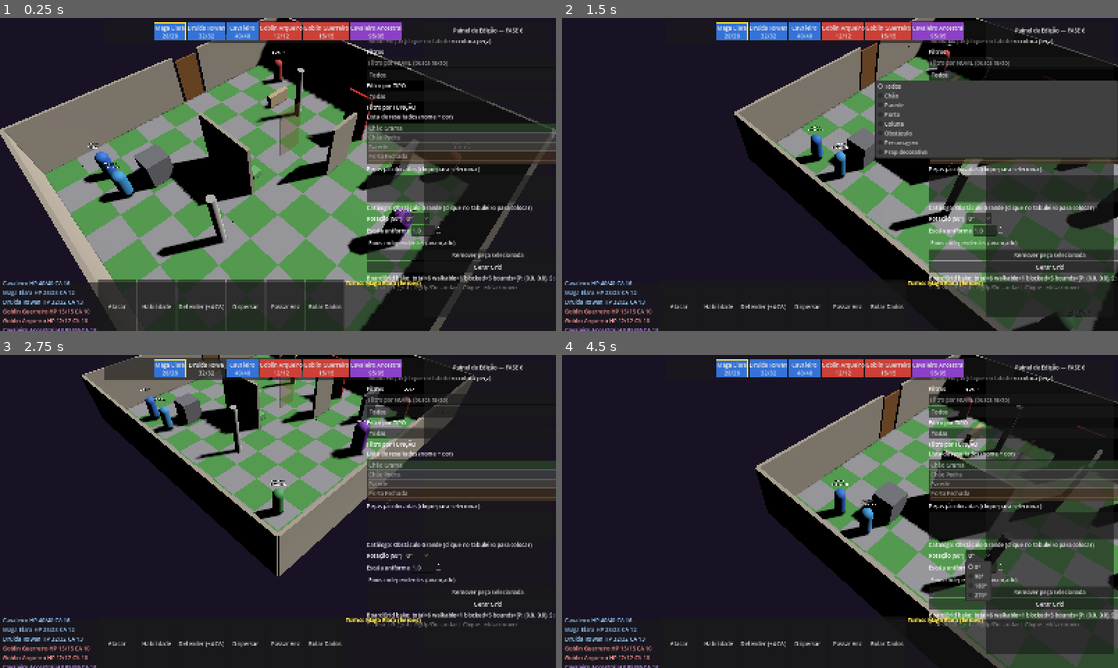
Above: before the commit, frames 1-4 (two rows, left to right).
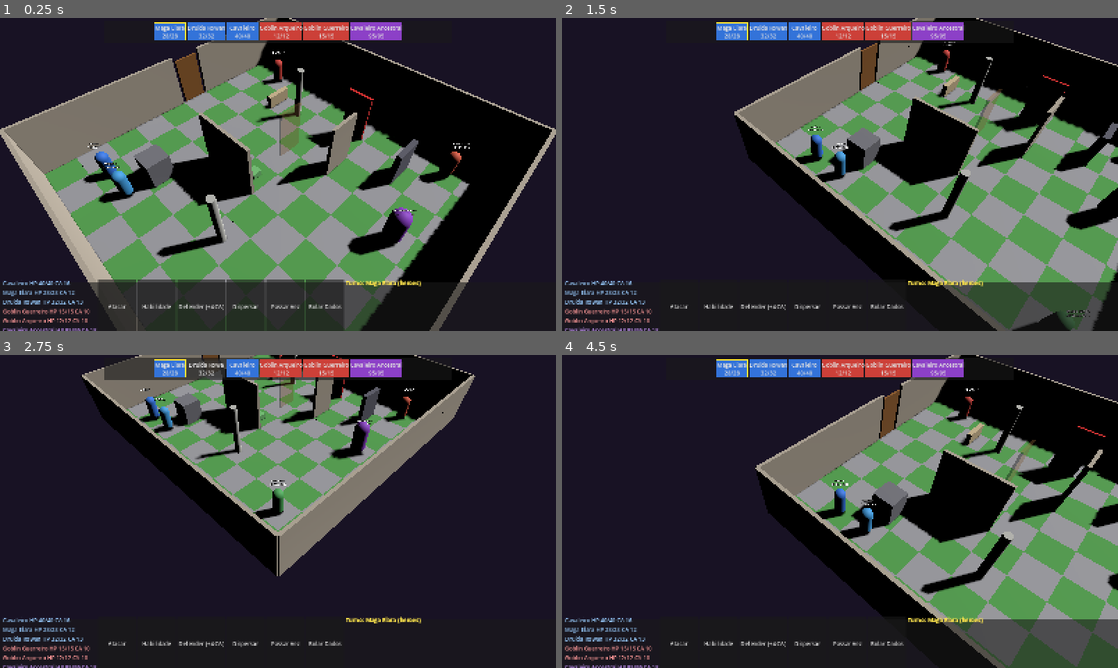
Above: after the commit, the same moments.

Repository: FalconiRod/Little-Sword
Game: Godot game, scene res://src/scenes/main.tscn
Two runs of this game, one before a commit and one after it. Both use one fixed random seed, a clock stepped at 60 frames per second and the inputs below.
Inputs (mouse positions are in pixels of both pictures, inside the frame that each line leads up to):
- Up to frame 1 (0.25 s): no input
- Up to frame 2 (1.5 s): click "Maga Elara 28/28" at 0.5 s; click (1051, 74) at 1.25 s, where only the run before the commit has a clickable "Todos"
- Up to frame 3 (2.75 s): click "Druida Rowan 32/32" at 2 s
- Up to frame 4 (4.5 s): click (1051, 433) at 2.75 s, where only the run before the commit has a clickable "Todas"; click "Cavaleiro 40/40" at 3.5 s; click (979, 555) at 4.25 s, where only the run before the commit has a clickable "0°"

The runs differ from the first frame. In frame 1, 9.9% of the frame differs, in the area x 66-100%, y 2-96%; in frame 2, 25%, in the area x 56-100%, y 1-96%; in frame 3, 8.0%; in frame 4, 19%.

Commit message:
fix: F1 toggle editor (oculto por padrao) + Rolar Dados manual + picking Area 1.0 + adjacente teleport headless

Diff:
--- a/src/editor/map_editor.gd
+++ b/src/editor/map_editor.gd
@@ -385,6 +385,8 @@
 
 # — API para Main chamar ao clicar no tabuleiro
 func handle_board_click(cell: Vector3i) -> bool:
+	if not visible:
+		return false
 	print("[MapEditor] handle_board_click ", cell, " modo=", _chk_edit_mode.button_pressed if _chk_edit_mode else false, " catalog=", _selected_catalog)
 	if _chk_edit_mode == null or not _chk_edit_mode.button_pressed:
 		return false
--- a/src/scenes/main.gd
+++ b/src/scenes/main.gd
@@ -25,14 +25,17 @@
 
 func _ready() -> void:
 	print("[Main] _ready board=", _board, " editor=", _editor, " pivot=", _camera_pivot)
-	if _editor and _editor.has_method("bind_board") and _board:
-		_editor.call("bind_board", _board)
+	if _editor:
+		_editor.visible = false
+		print("[Main] editor oculto (F1 para mostrar)")
+		if _editor.has_method("bind_board") and _board:
+			_editor.call("bind_board", _board)
 	if _btn_roll:
 		_btn_roll.pressed.connect(_on_roll_pressed)
 		_btn_roll.visible = false
 	_update_camera()
 	if _label_info and _board:
-		_label_info.text = "Little Sword REFEITO — FASE 8 | HUD ordem topo | Retratos | Ações | Log | Dados"
+		_label_info.text = "Little Sword REFEITO — FASE 8 | F1: Editor | Clique unidade → Rolar Dados → destino verde"
 	print_rich("[color=cyan][Main][/color] FASE 8 pronta. TILE=", _get_tile(), " Board ", _board.get("width"), "x", _board.get("height"), " floors=", _board.get("floors_n"))
 	await get_tree().create_timer(0.2).timeout
 	if has_node("/root/TurnManager"):
@@ -77,6 +80,7 @@
 				print("[Main] HEADLESS pos final ", cav.get("grid_pos"), " esperado ", dest, " ok ", cav.get("grid_pos") == dest)
 		# teste editor: coloca Mureta em (3,3)
 		if _editor and _editor.has_method("handle_board_click"):
+			_editor.visible = true
 			print("[Main] HEADLESS editor teste colocando Mureta em (3,3)")
 			var before: int = int(_editor.get("_placed").size()) if "_placed" in _editor else -1
 			var filtered: Array = _editor.get("_filtered") as Array
@@ -109,9 +113,15 @@
 					break
 		if cav2 and gob:
 			var bg2: Node = get_node_or_null("/root/BoardGrid")
-			# teleporta gob para adjacente (2,4) se livre
-			var target_cell: Vector3i = Vector3i(2,4,0)
-			if bg2 and bg2.has_method("is_walkable") and bool(bg2.call("is_walkable", target_cell)) and not bg2.call("unit_at", target_cell):
+			# teleporta gob para célula adjacente livre ao cavaleiro
+			var cav_pos: Vector3i = cav2.get("grid_pos") as Vector3i
+			var target_cell: Vector3i = Vector3i(-1,-1,-1)
+			for off: Vector3i in [Vector3i(1,0,0), Vector3i(-1,0,0), Vector3i(0,1,0), Vector3i(0,-1,0)]:
+				var cand: Vector3i = cav_pos + off
+				if bg2 and bg2.has_method("is_walkable") and bool(bg2.call("is_walkable", cand)) and not bg2.call("unit_at", cand):
+					target_cell = cand
+					break
+			if target_cell.x != -1 and bg2:
 				var old: Vector3i = gob.get("grid_pos") as Vector3i
 				bg2.call("clear_cell", old)
 				gob.set("grid_pos", target_cell)
@@ -190,7 +200,14 @@
 			return
 	elif event is InputEventKey and event.pressed and not event.echo:
 		var ke: InputEventKey = event as InputEventKey
-		if ke.keycode == KEY_G:
+		if ke.keycode == KEY_F1:
+			if _editor:
+				_editor.visible = not _editor.visible
+				print("[Main] editor visivel ", _editor.visible)
+				if _label_info:
+					_label_info.text = "Editor %s (F1)" % ("ON" if _editor.visible else "OFF")
+			return
+		elif ke.keycode == KEY_G:
 			print("[Main] G _unhandled_input")
 			_trigger_regenerate()
 		elif ke.keycode == KEY_T:
@@ -224,7 +241,11 @@
 func _input(event: InputEvent) -> void:
 	if event is InputEventKey and event.pressed and not event.echo:
 		var ke: InputEventKey = event as InputEventKey
-		if ke.keycode == KEY_G:
+		if ke.keycode == KEY_F1:
+			if _editor:
+				_editor.visible = not _editor.visible
+			return
+		elif ke.keycode == KEY_G:
 			print("[Main] G _input")
 			_trigger_regenerate()
 		elif ke.keycode == KEY_T:
Not shown, added: screenshots/debug_fase1_2971.png.import
Binary file added: screenshots/debug_fase1_3135.png
Not shown, added: screenshots/debug_fase1_3135.png.import
Not shown, added: src/ui/hud.gd.uid
